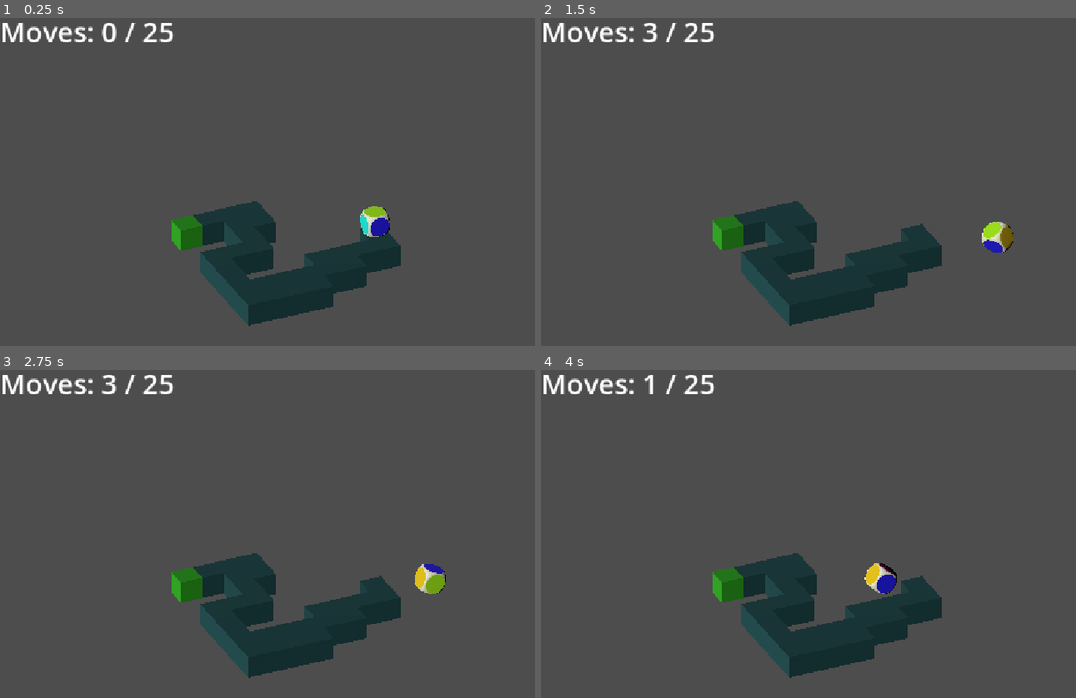
Above: before the commit, frames 1-4 (two rows, left to right).
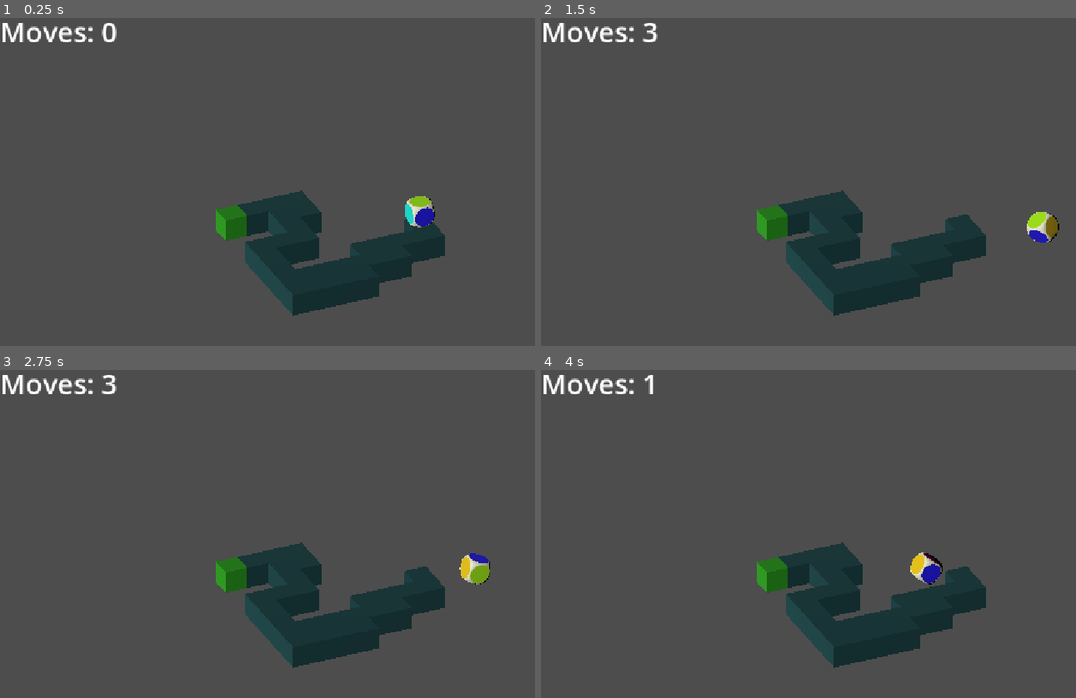
Above: after the commit, the same moments.

Repository: PierreLepercq/Throw_the_dice
Game: Godot game, scene res://Levels/level_2.tscn
Two runs of this game, one before a commit and one after it. Both use one fixed random seed, a clock stepped at 60 frames per second and the inputs below. This scene is started directly instead of the project's main scene.
Inputs:
- Up to frame 1 (0.25 s): no input
- Up to frame 2 (1.5 s): tap Enter (ui_accept) at 0.5, 0.77 s; hold Right (ui_right) 0.53-1.28 s; hold Down (ui_down) from 1.28 s (still down)
- Up to frame 3 (2.75 s): tap Enter (ui_accept) at 1.52 s; release Down (ui_down) at 2.03 s; hold Right (ui_right) from 2.03 s (still down)
- Up to frame 4 (4 s): release Right (ui_right) at 2.78 s; hold Up (ui_up) 2.78-3.53 s; tap Enter (ui_accept) at 3.02, 3.77 s; hold Left (ui_left) from 3.53 s (still down)

The runs differ from the first frame. In frame 1, 8.8% of the frame differs, in the area x 23-84%, y 1-94%; in frame 2, 9.0%, in the area x 23-97%, y 1-94%; in frame 3, 8.7%; in frame 4, 9.0%.

Commit message:
remove max moves, added level 3

Diff:
--- a/Gnoumagbe/character_body_3d.tscn
+++ b/Gnoumagbe/character_body_3d.tscn
@@ -19,24 +19,8 @@
 
 [node name="HUD" type="CanvasLayer" parent="." unique_id=203924087]
 
-[node name="Fail" type="RichTextLabel" parent="HUD" unique_id=203669671]
-visible = false
-anchors_preset = 15
-anchor_right = 1.0
-anchor_bottom = 1.0
-grow_horizontal = 2
-grow_vertical = 2
-theme_override_font_sizes/normal_font_size = 128
-text = "Out of moves!"
-horizontal_alignment = 1
-vertical_alignment = 1
-
 [node name="Moves" type="Label" parent="HUD" unique_id=1734578553]
 offset_right = 93.0
 offset_bottom = 23.0
 theme_override_font_sizes/font_size = 48
 text = "Moves: 0/10"
-
-[node name="FailTimer" type="Timer" parent="." unique_id=999442999]
-wait_time = 0.5
-one_shot = true
--- a/Levels/level_2.tscn
+++ b/Levels/level_2.tscn
@@ -17,7 +17,7 @@
 [node name="CameraPivot" type="Node3D" parent="." unique_id=108885379]
 
 [node name="Camera3D" type="Camera3D" parent="CameraPivot" unique_id=1939474585 node_paths=PackedStringArray("player")]
-transform = Transform3D(0.91195154, 0.20514902, -0.35532853, -1.7598262e-08, 0.86602545, 0.5, 0.41029805, -0.45597574, 0.7897732, -10.427944, 14.704922, 20.463707)
+transform = Transform3D(0.91195154, 0.20514902, -0.35532853, -1.7598262e-08, 0.86602545, 0.5, 0.41029805, -0.45597574, 0.7897732, -12.527945, 14.704922, 20.463707)
 projection = 1
 size = 16.0
 script = ExtResource("1_fbld2")
@@ -27,7 +27,6 @@
 transform = Transform3D(1, 0, 0, 0, 1, 0, 0, 0, 1, 0.5, 0, 0.50000006)
 
 [node name="CharacterBody3D" parent="Base" unique_id=1446405869 groups=["Player"] instance=ExtResource("2_s275v")]
-max_moves = 25
 
 [node name="End" type="Area3D" parent="." unique_id=1414639940]
 transform = Transform3D(1, 0, 0, 0, 1, 0, 0, 0, 1, -6.5049305, -0.5, -3.4999998)
--- a/Levels/level_3.tscn
+++ b/Levels/level_3.tscn
@@ -18,20 +18,19 @@
 [node name="CameraPivot" type="Node3D" parent="." unique_id=108885379]
 
 [node name="Camera3D" type="Camera3D" parent="CameraPivot" unique_id=1939474585 node_paths=PackedStringArray("player")]
-transform = Transform3D(0.91195154, 0.20514902, -0.35532853, -1.7598262e-08, 0.86602545, 0.5, 0.41029805, -0.45597574, 0.7897732, -10.427944, 14.704922, 20.463707)
+transform = Transform3D(0.91195154, 0.20514902, -0.35532853, -1.7598262e-08, 0.86602545, 0.5, 0.41029805, -0.45597574, 0.7897732, -14.837104, 13.689234, 21.863707)
 projection = 1
 size = 16.0
 script = ExtResource("1_uwxw1")
 player = NodePath("../../Base")
 
 [node name="Base" type="Node3D" parent="." unique_id=29706887]
-transform = Transform3D(1, 0, 0, 0, 1, 0, 0, 0, 1, 0.5, 0, 0.50000006)
+transform = Transform3D(1, 0, 0, 0, 1, 0, 0, 0, 1, -8.5, 0, 8.5)
 
 [node name="CharacterBody3D" parent="Base" unique_id=1446405869 groups=["Player"] instance=ExtResource("2_ay5qi")]
-max_moves = 21
 
 [node name="End" type="Area3D" parent="." unique_id=1414639940]
-transform = Transform3D(1, 0, 0, 0, 1, 0, 0, 0, 1, -6.5049305, -0.5, -3.4999998)
+transform = Transform3D(1, 0, 0, 0, 1, 0, 0, 0, 1, 0.4950694, -0.5, 0.50000024)
 script = ExtResource("3_fa81k")
 
 [node name="CollisionShape3D" type="CollisionShape3D" parent="End" unique_id=527730005]
@@ -49,7 +48,7 @@
 transform = Transform3D(0.22369769, 0.6160253, -0.75529593, -0.29789418, 0.7810645, 0.54881436, 0.92801857, 0.10222979, 0.35823274, -21.07178, 13.129112, 14.880892)
 
 [node name="Start" type="Node3D" parent="." unique_id=1809703995 node_paths=PackedStringArray("player")]
-transform = Transform3D(1, 0, 0, 0, 1, 0, 0, 0, 1, 0.5, 0, 0.5)
+transform = Transform3D(1, 0, 0, 0, 1, 0, 0, 0, 1, -8.5, 0, 8.5)
 script = ExtResource("4_ck3gp")
 player = NodePath("../Base")
 
@@ -58,7 +57,7 @@
 mesh_library = ExtResource("5_trpa2")
 cell_size = Vector3(1, 1, 1)
 data = {
-"cells": PackedInt32Array(0, 0, 3, 65535, 1, 3, 65534, 1, 3, 65533, 1, 3, 65533, 2, 3, 65531, 65534, 3, 65530, 65532, 3, 0, 1, 3, 65534, 2, 3, 65529, 0, 3, 65529, 1, 3, 65531, 65533, 3, 65532, 2, 3, 65531, 2, 3, 65530, 2, 3, 65529, 2, 3, 65529, 65535, 3, 65531, 3, 3, 65530, 3, 3, 65529, 3, 3, 65532, 3, 3, 65529, 65532, 2, 65531, 65532, 3, 65530, 65535, 3, 65531, 65535, 3, 65532, 65532, 3, 65532, 65533, 3)
+"cells": PackedInt32Array(65527, 8, 3, 65527, 7, 3, 65528, 6, 3, 65527, 6, 3, 65527, 5, 3, 65528, 5, 3, 65529, 5, 3, 65529, 4, 3, 65528, 4, 3, 65529, 3, 3, 65530, 3, 3, 65530, 4, 3, 65530, 2, 3, 65529, 2, 3, 65528, 1, 3, 65529, 1, 3, 65527, 1, 3, 65527, 0, 3, 65526, 0, 3, 65526, 65535, 3, 65526, 65534, 3, 65526, 65533, 3, 65527, 65533, 3, 65528, 65533, 3, 65528, 65532, 3, 65529, 65532, 3, 65530, 65532, 3, 65529, 65533, 3, 65531, 65532, 3, 65532, 65532, 3, 65532, 65531, 3, 65533, 65532, 3, 65533, 65531, 3, 65534, 65531, 3, 65534, 65532, 3, 65534, 65533, 3, 65534, 65534, 3, 65535, 65532, 3, 65535, 65534, 3, 65535, 65533, 3, 65535, 65535, 3, 65535, 0, 3, 0, 0, 2, 65534, 65535, 3, 65534, 0, 3)
 }
 
 [node name="Node" type="Node" parent="." unique_id=2053323594 node_paths=PackedStringArray("grid", "start", "goal")]
--- a/character_movement.gd
+++ b/character_movement.gd
@@ -2,9 +2,7 @@
 @onready var pivot = $Pivot
 @onready var mesh = $Pivot/Mesh
 
-@export var max_moves = 10
 var moves = 0
-var out_of_moves = false
 
 var cube_size = 1.0
 var speed = 4.0
@@ -12,8 +10,6 @@
 var green = "top"
 
 func _physics_process(delta: float) -> void:
-	if out_of_moves:
-		return
 	var forward = Vector3.FORWARD
 	if Input.is_action_pressed("ui_up"):
 		roll(forward, "up")
@@ -48,22 +44,13 @@
 	rolling = false
 	moves += 1
 	update_moves_label()
-	if moves >= max_moves:
-		out_of_moves = true
-		$FailTimer.start()
 
 func _ready() -> void:
 	update_moves_label()
-	$FailTimer.timeout.connect(_on_fail_timer_timeout)
 	pass # Replace with function body.
 
 func update_moves_label() -> void:
-	$HUD/Moves.text = "Moves: " + str(moves) + " / " + str(max_moves)
-
-func _on_fail_timer_timeout() -> void:
-	$HUD/Fail.visible = true
-	await get_tree().create_timer(1.5).timeout
-	get_tree().reload_current_scene()
+	$HUD/Moves.text = "Moves: " + str(moves)
 
 # Called every frame. 'delta' is the elapsed time since the previous frame.
 func _process(delta: float) -> void:
